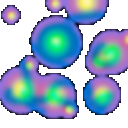
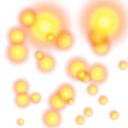
Revision of a layered 128 x 128 image; what changed, layer by layer:
added layer "알파레이어" above "배경" over <box>2,0,128,128</box>
"배경": opacity 100% → 0%, painted on it over <box>0,0,128,128</box>
